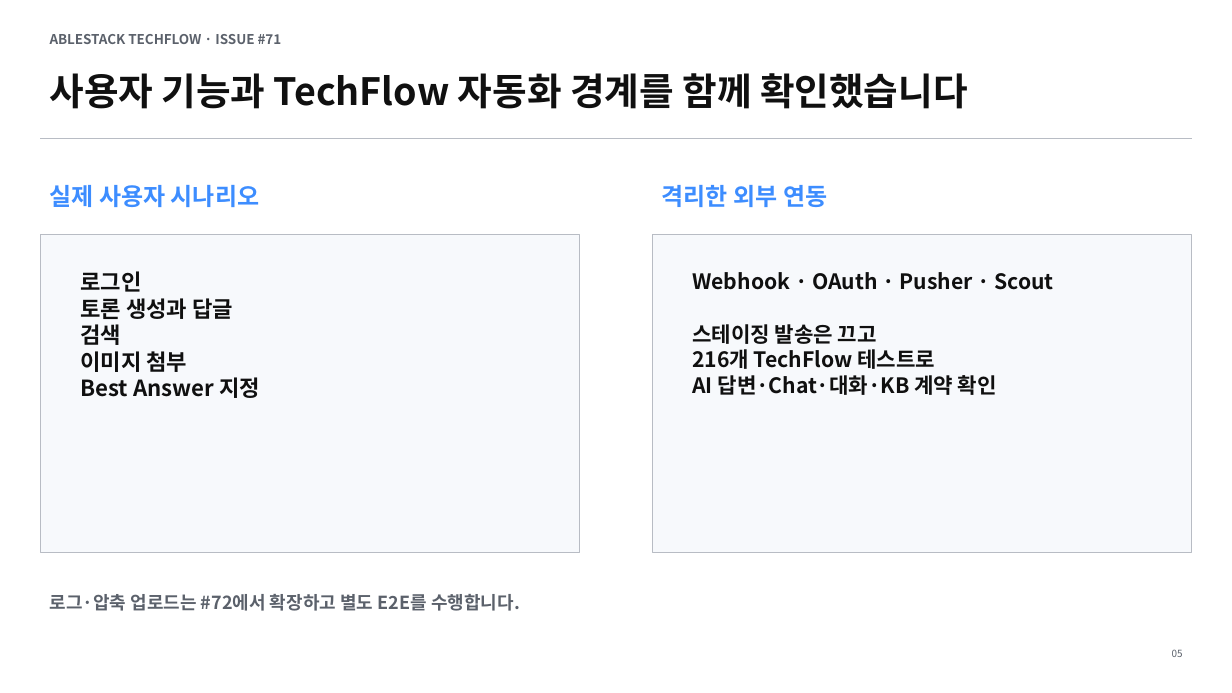
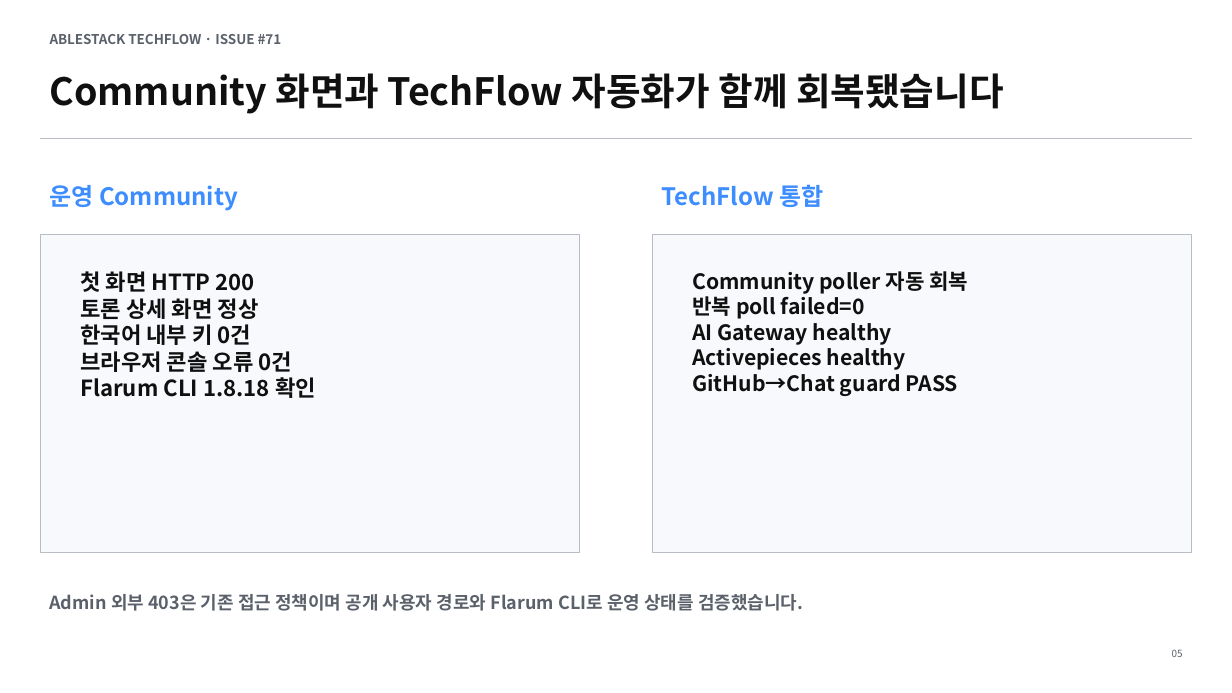
Before and after one commit to ablecloud-team/ablestack-techflow, a slide deck: slide 5 of output/presentation/techflow-flarum-1.8.18-upgrade.pptx. Drawn at 1232x693 pixels with LibreOffice and Linux fonts; fonts in the diff are those of the drawing. Boxes give left, top, right and bottom in pixels: in the first picture for what was removed or moved away, otherwise in the second. Text is boxed around its words. In the diff, an @@ line names an element or a change of style, - is before the commit and + after.

Commit message:
docs: Flarum 1.8.18 운영 배포 결과 반영

```diff
--- a/output/presentation/techflow-flarum-1.8.18-upgrade.pptx
+++ b/output/presentation/techflow-flarum-1.8.18-upgrade.pptx
@@ text at [49,73,1004,114]: text changed @@
-사용자 기능과 TechFlow 자동화 경계를 함께 확인했습니다
+Community 화면과 TechFlow 자동화가 함께 회복됐습니다
@@ text at [49,185,238,211]: text changed @@
-실제 사용자 시나리오
+운영 Community
@@ text at [662,184,823,207]: text changed @@
-격리한 외부 연동
+TechFlow 통합
@@ text at [80,271,316,398]: text changed @@
-로그인
-토론 생성과 답글
-검색
-이미지 첨부
-Best Answer 지정
+첫 화면 HTTP 200
+토론 상세 화면 정상
+한국어 내부 키 0건
+브라우저 콘솔 오류 0건
+Flarum CLI 1.8.18 확인
@@ text at [692,271,968,396]: text changed @@
-Webhook · OAuth · Pusher · Scout
-스테이징 발송은 끄고
-216개 TechFlow 테스트로
-AI 답변·Chat·대화·KB 계약 확인
+Community poller 자동 회복
+반복 poll failed=0
+AI Gateway healthy
+Activepieces healthy
+GitHub→Chat guard PASS
@@ text at [49,594,803,611]: text changed @@
-로그·압축 업로드는 #72에서 확장하고 별도 E2E를 수행합니다.
+Admin 외부 403은 기존 접근 정책이며 공개 사용자 경로와 Flarum CLI로 운영 상태를 검증했습니다.
```
Also in this commit, not shown: 6 other slides changed, 12 other files.
